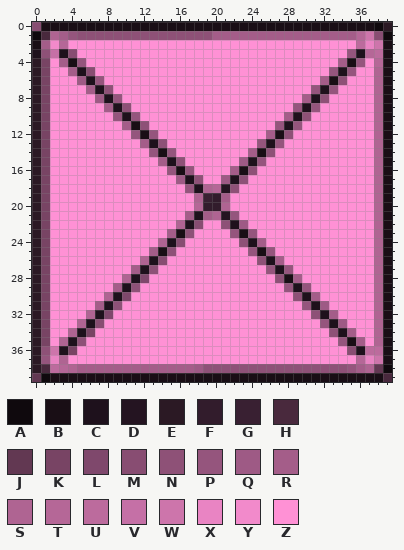
Pixel-art sprite: caderno.png. Above, as it was before the edit.
The file is 40x40 pixels. Colours within 5 levels of each other are drawn and written as one.
Palette (. is transparent): A #0f090d  B #190e15  C #1e111c  D #241421  E #2b1924  F #321c2c  G #392032  H #49293d  J #623852  K #784464  L #7f486c  M #884d72  N #8e5177  P #95557d  Q #9e5a85  R #a45d89  S #af6492  T #b56797  U #bc6b9d  V #c570a6  W #cd75ab  X #e984c3  Y #f28acb  Z #ff91d5
New version:
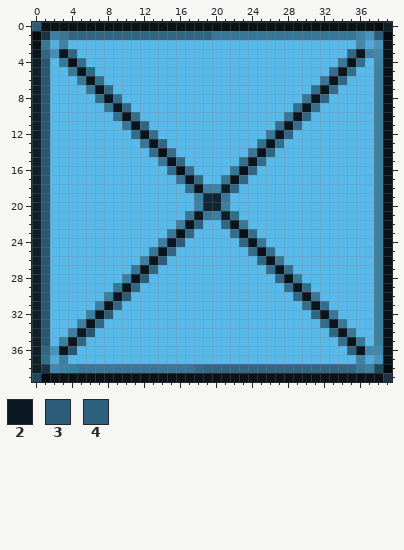
Colours new in this view: 2 #0c1923  3 #2c5c77  4 #2e617d
The edit:
colour A: #0f090d -> #050b0e
colour B: #190e15 -> #091217
colour C: #1e111c -> #0a151d
colour E: #2b1924 -> #0f1f28
colour F: #321c2c -> #112431
colour G: #392032 -> #142937
colour H: #49293d -> #193543
colour J: #623852 -> #22475a
colour K: #784464 -> #29576f
colour N: #8e5177 -> #316783
colour P: #95557d -> #346e8d
colour R: #a45d89 -> #397797
colour S: #af6492 -> #3c7fa1
colour T: #b56797 -> #3e83a7
colour U: #bc6b9d -> #4188ad
colour V: #c570a6 -> #448fb7
colour W: #cd75ab -> #4795bd
colour X: #e984c3 -> #51aad9
colour Y: #f28acb -> #54b0e0
colour Z: #ff91d5 -> #58b9eb
Changed rows in their new state; - is a pixel that keeps its letter.
first column x 0:
 0 3--------------------------------------
 1 ----N---------------------------------3
 3 ----N------------------------------N---
 5 ------N--------------------------------
 6 -----R---------------------------C-----
 8 -------P-------------------------------
11 -----------C---------------------------
12 ------------C--------------C-----------
15 -----------------------P---------------
17 ----------------R----R-----------------
18 ---------------------E-----------------
21 ------------------2--E-----------------
22 ------------------4----R---------------
24 ----------------3----------------------
25 --------------C------------------------
26 --------------3------------------------
28 ------------3---------------C----------
30 ----------3----------------------------
31 -------S------------------------P------
32 --------3------------------------------
33 -------N--------------------------R----
34 -----2---------------------------------
36 -----------------------------------4---
38 ------------------P----------------N---
Pixel boxes of the changes (left, top, right, bottom) in both pictures:
changed: (32, 22, 392, 382)
